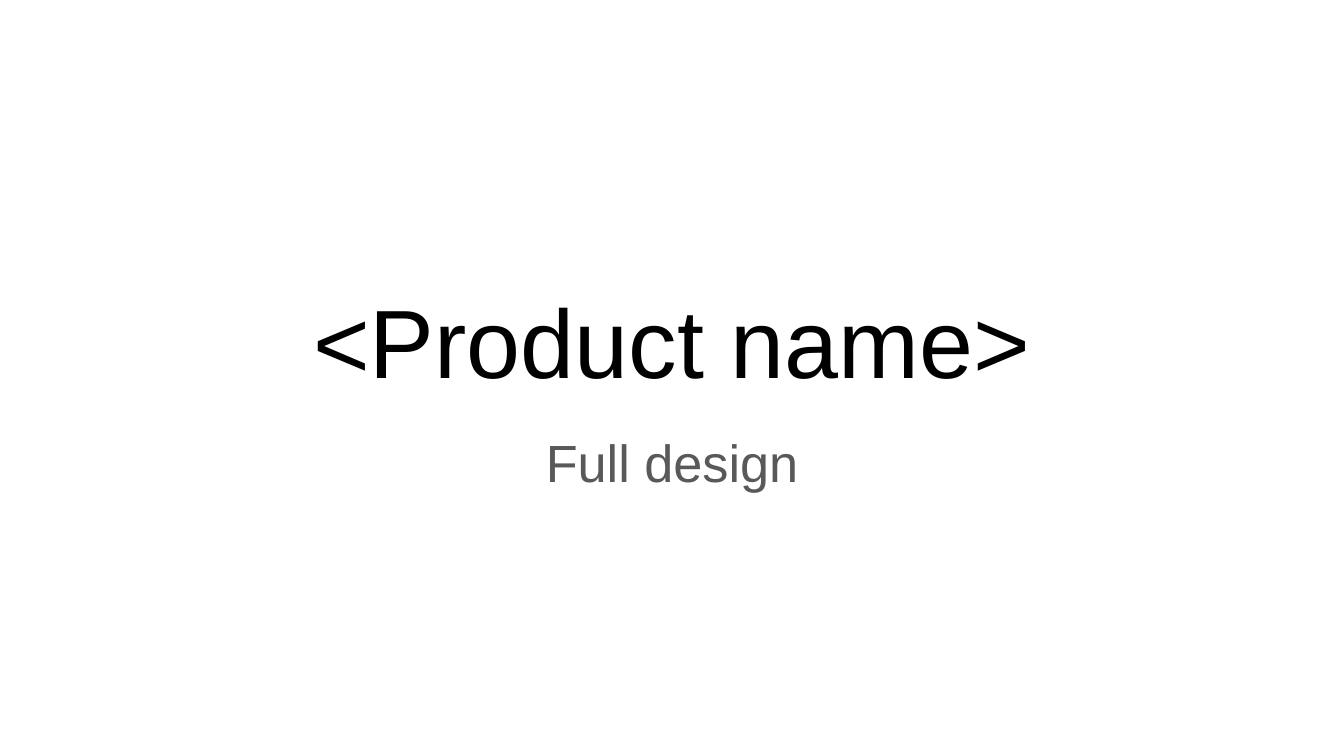
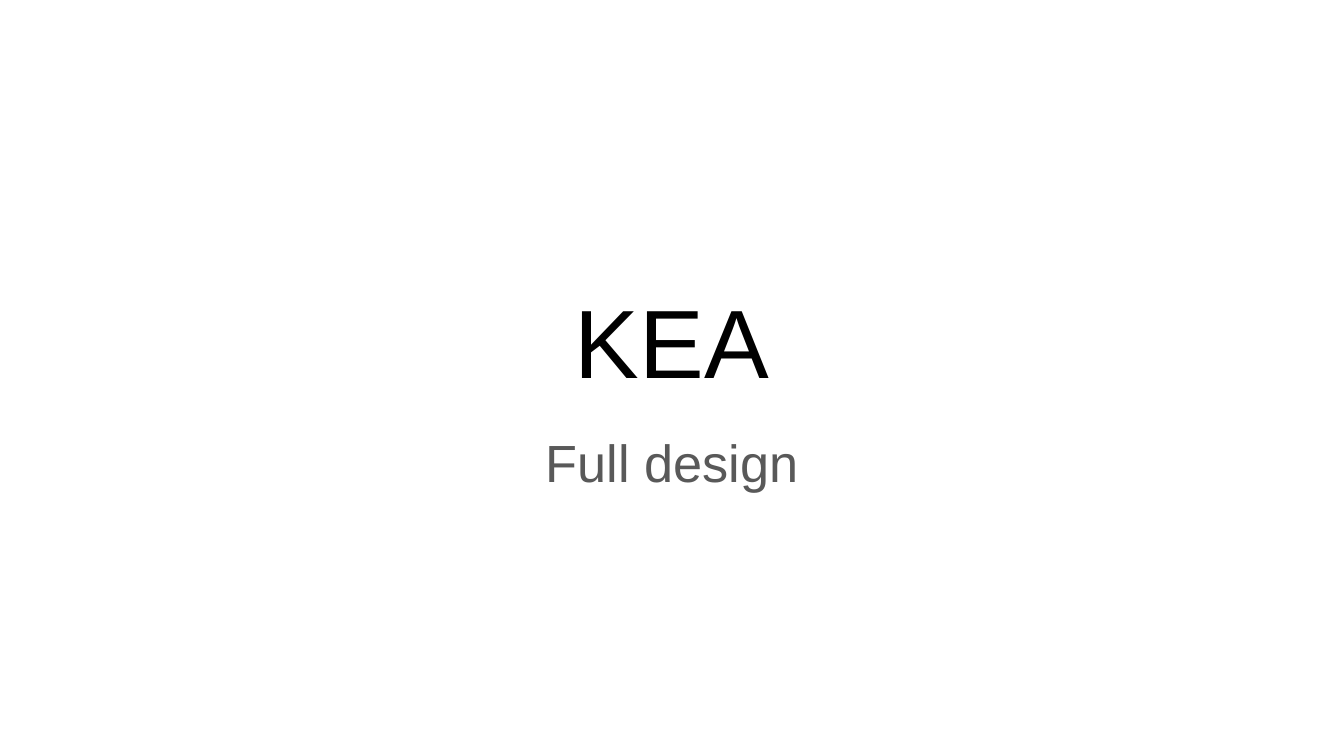
Before and after one commit to fanglores/Advanced-Software-Design, a slide deck: slide 1 of PracticeTasks/Module2/FinalTask_2/FinalTask_2.pptx. Drawn at 1344x756 pixels with LibreOffice and Linux fonts; fonts in the diff are those of the drawing. Boxes give left, top, right and bottom in pixels: in the first picture for what was removed or moved away, otherwise in the second. Text is boxed around its words. In the diff, an @@ line names an element or a change of style, - is before the commit and + after.

```diff
--- a/PracticeTasks/Module2/FinalTask_2/FinalTask_2.pptx
+++ b/PracticeTasks/Module2/FinalTask_2/FinalTask_2.pptx
@@ title at [575,311,769,378]: text changed @@
-<Product name>
+KEA
```
Also in this commit, not shown: 2 other slides changed, 14 slides added, 13 slides removed, 2 other files.
